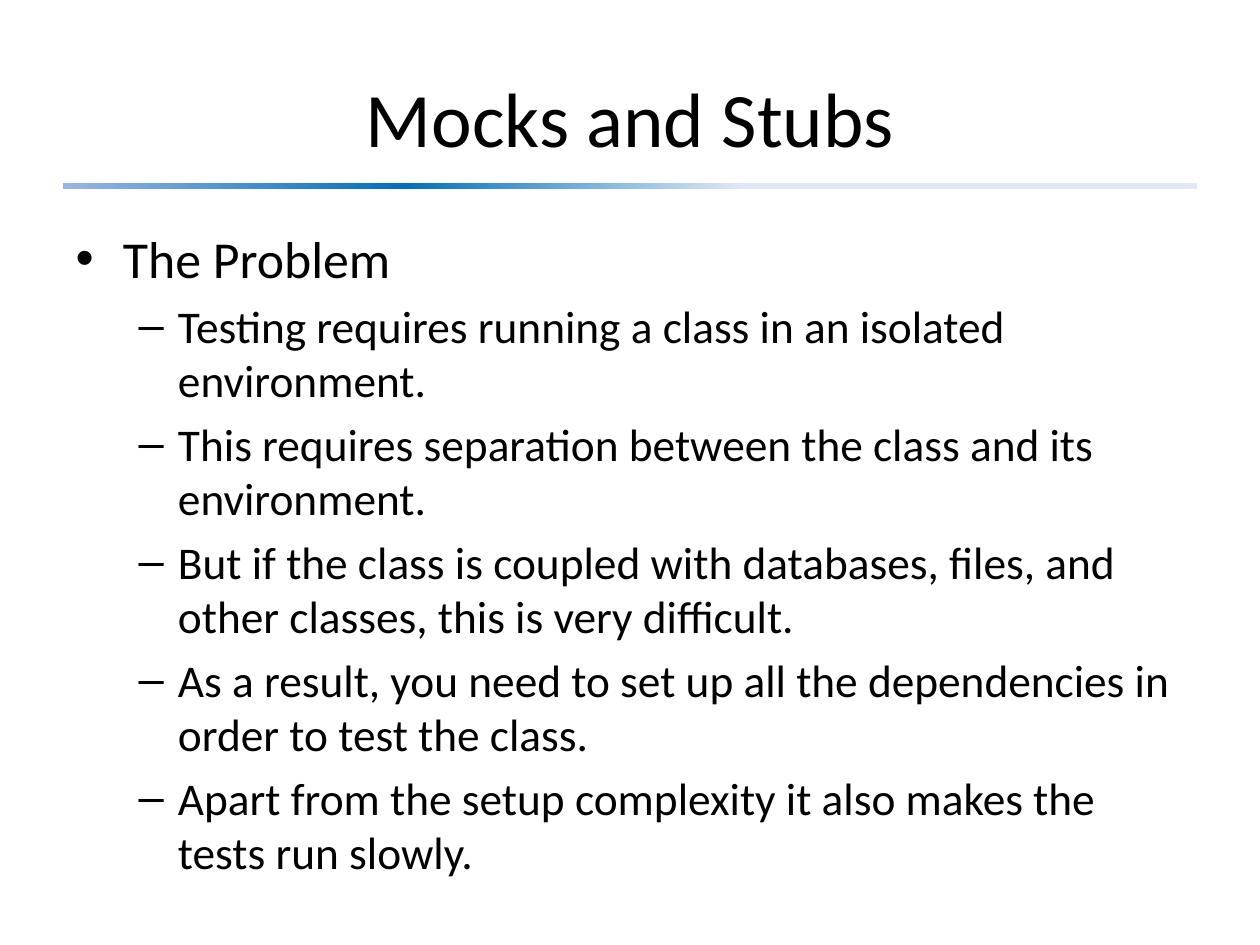
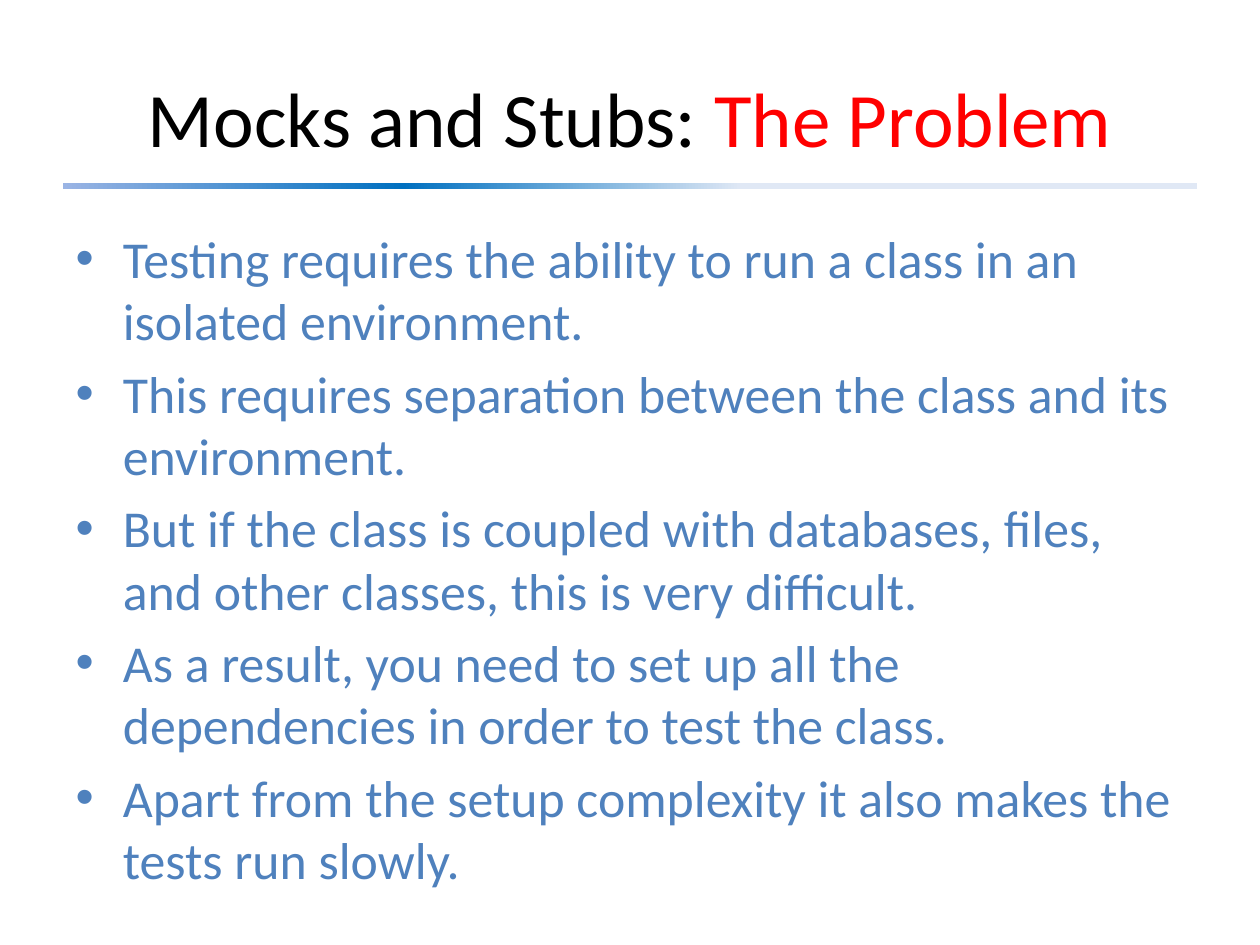
Before and after one commit to david-sackstein/solid-c-cpp, a slide deck: slide 14 of Module 2 - The Importance of Tests.pptx. Drawn at 1260x945 pixels with LibreOffice and Linux fonts; fonts in the diff are those of the drawing. Boxes give left, top, right and bottom in pixels: in the first picture for what was removed or moved away, otherwise in the second. Text is boxed around its words. In the diff, an @@ line names an element or a change of style, - is before the commit and + after.

```diff
--- a/Module 2 - The Importance of Tests.pptx
+++ b/Module 2 - The Importance of Tests.pptx
@@ title at box(148, 93, 1112, 148): text changed @@
-Mocks and Stubs
+Mocks and Stubs: The Problem
@@ text at box(123, 242, 1078, 341): text changed; size 25.9 to 29.6 pt; text colour #000000 to #4F81BD @@
-• The Problem
-  – Testing requires running a class in an isolated environment.
+• Testing requires the ability to run a class in an isolated environment.
@@ text at box(123, 377, 1170, 826): size 25.9 to 29.6 pt, text colour #000000 to #4F81BD in "This requires separation between the class and ...", "But if the class is coupled with ...", "As a result, you need to set ...", "Apart from the setup complexity it also ..."; bullet – to •; list level 2 to 1 in "This requires separation between the ..."; list level 2 to 1 in "But if the class is ..."; list level 2 to 1 in "As a result, you need ..."; list level 2 to 1 in "Apart from the setup complexity ..." @@
```
Also in this commit, not shown: 15 other slides changed, 2 slides added, 3 other files.
